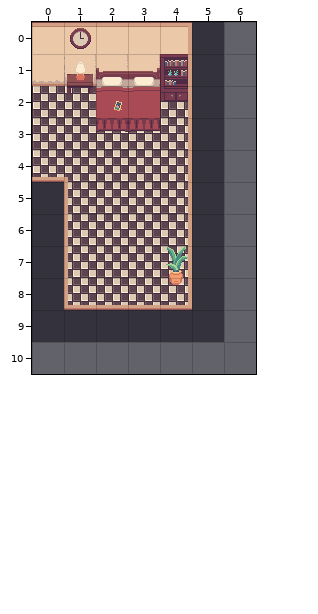
Two states of a Tiled map, tiled/maps/bedroomPortal.tmx. This is how it looked before the edit.
Cells are 32x32 px. Shown: x 0..6, y 0..10. The old version is drawn lined up with the new one.
After the commit:
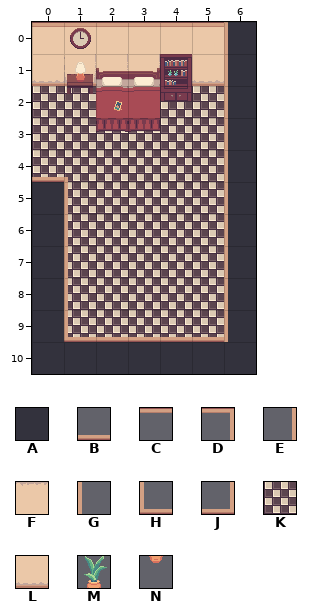
Key: from "Terrain and Back Wall (32x32)": A 40; from "bedroom": B 2, C 3, D 8, E 17, F 19, G 22, H 23, J 24, K 32, L 35, M 89, N 105.
_ is an empty cell.
Changes in this commit:
map size 6x10 -> 7x11 cells
Layer "ground":
The author put tile K in rows 2 to 8 at x 5; in row 9 at x 1 to 5.
Layer "detailsDown":
The author put tile A in rows 0 to 9 at x 6; in row 10 at x 0 to 6.
The tile that lay hidden is gone in row 9 at x 1 to 4.
Layer "player":
Tile A becomes tile B in row 9 at x 2 to 5.
Tile H becomes tile G in row 8 at x 1.
The author put tile G in rows 2 to 9 at x 6.
Tile A becomes tile H in row 9 at x 1.
Tile A is gone in rows 0 to 8 at x 5.
Tile B is gone in row 8 at x 2 to 3.
Tile E is gone in rows 3 to 6 at x 4.
Tile M is gone in row 7 at x 4.
Tile N is gone in row 8 at x 4.
Layer "detailsTop":
The author put tile F in row 0 at x 5.
The author put tile G in rows 0 to 1 at x 6.
The author put tile L in row 1 at x 5.
Tile D is gone in row 0 at x 4.
Tile E is gone in rows 1 to 2 at x 4; in row 7 at x 4.
Tile J is gone in row 8 at x 4.
Layer "sky":
The author put tile C in row 0 at x 4 to 5.
Pixel boxes of the changes (left, top, right, bottom) in both pictures:
changed: (32, 22, 256, 374)
